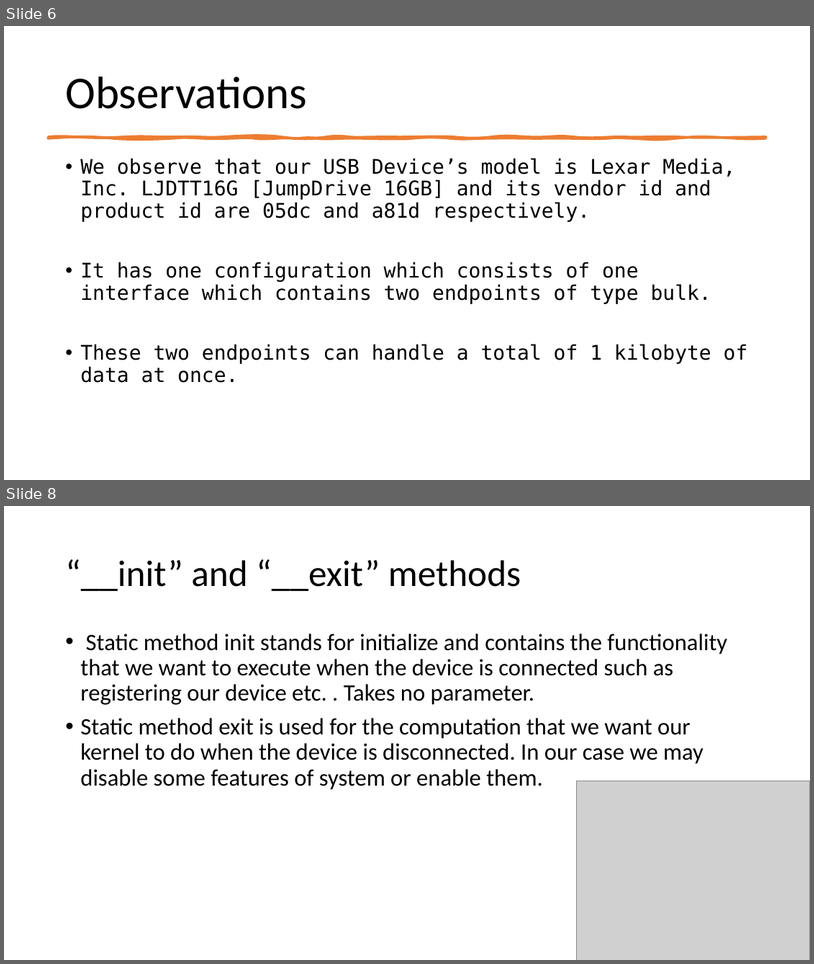
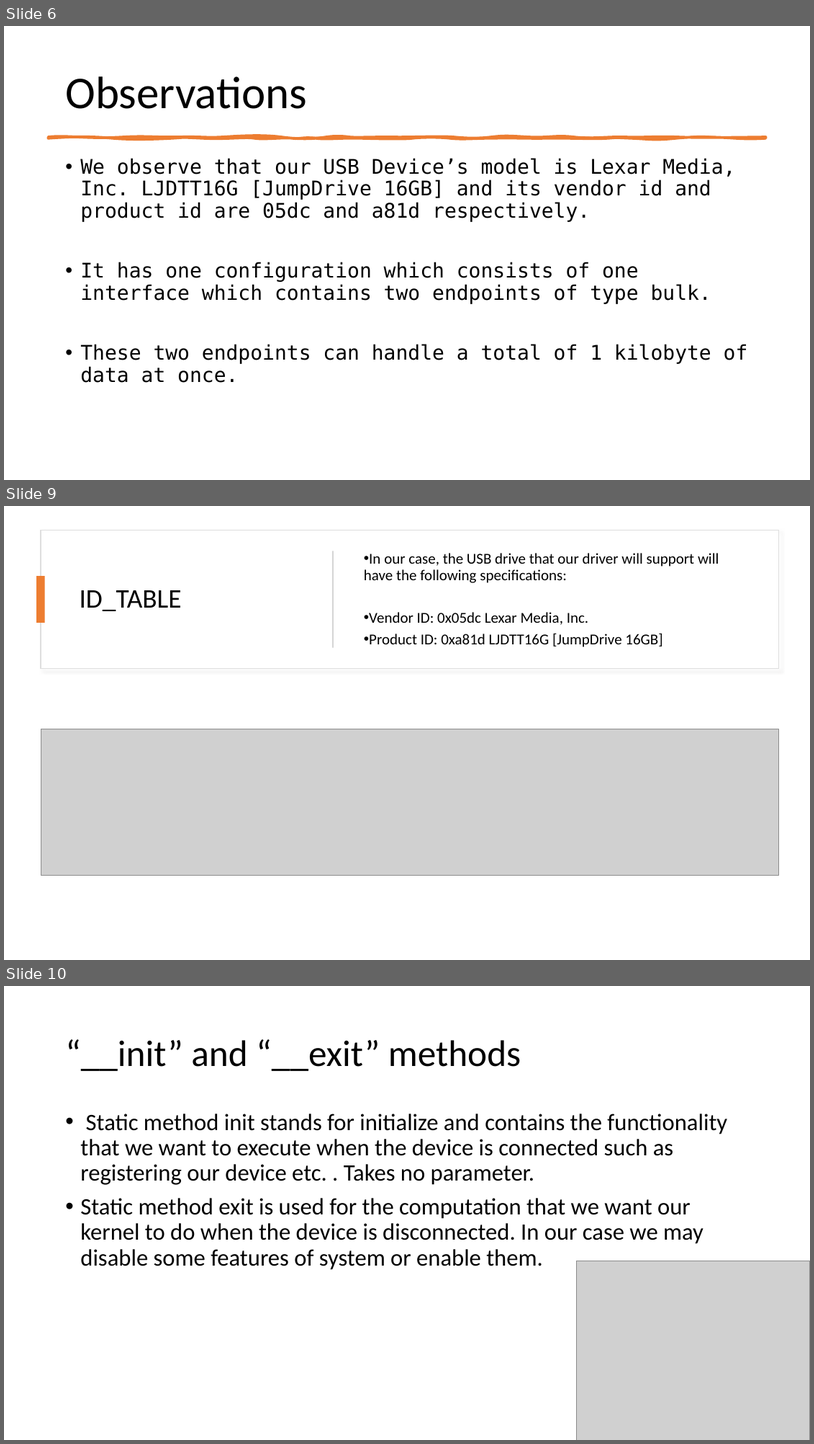
Before and after one commit to hasancpp/CS350-Operating-Systems-Project, a slide deck: progress_report.pptx. Shown one above the other, each under a label of ours: slides 6 and 8 before the commit, slides 6, 9 and 10 after it; the slides between them are not shown. The pictures are 814x964 and 814x1444 pixels, drawn with LibreOffice and Linux fonts; fonts in the diff are those of the drawing; grey boxes stand for pictures. Boxes give left, top, right and bottom in pixels: in the first picture for what was removed or moved away, otherwise in the second. Text is boxed around its words. In the diff, an @@ line names an element or a change of style, - is before the commit and + after.

Commit message:
Added the structure of my_usb and the device table.

```diff
--- a/progress_report.pptx
+++ b/progress_report.pptx
@@ slide 9 added at [4,506,810,960], background #FFFFFF @@
@@ rectangle added at [41,530,779,668], fill #FFFFFF, outline #DEDEDE 1 pt @@
@@ rectangle added at [332,551,334,648], fill #D5D5D5 @@
@@ text added at [364,553,719,647], 18 pt, text #000000 @@
+• In our case, the USB drive that our driver will support will have the following specifications:
+• Vendor ID: 0x05dc Lexar Media, Inc.
+• Product ID: 0xa81d LJDTT16G [JumpDrive 16GB]
@@ rectangle added at [36,576,45,623], fill #ED7D31 @@
@@ title added at [80,590,182,611], 32 pt, text #000000 @@
+ID_TABLE
@@ picture added at [41,729,779,875] @@
@@ what was slide 8 is now slide 10 @@
```
Also in this commit, not shown: 1 slide changed, 1 other slide added.
